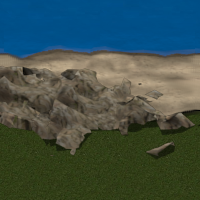
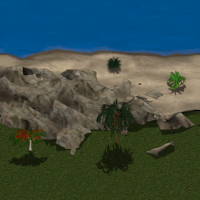
Before/after of a (200, 200) layered artwork. What changed in the layer stack:
added layer "Background copy#19" above "Background copy#24" over [106, 55, 122, 75]
added layer "Background copy#24" above "Background copy#17" over [95, 98, 135, 176]
added layer "Background copy#17" above "Background copy#16" over [166, 70, 186, 96]
added layer "Background copy#16" above "beach_s_0001.png" over [8, 126, 49, 167]
